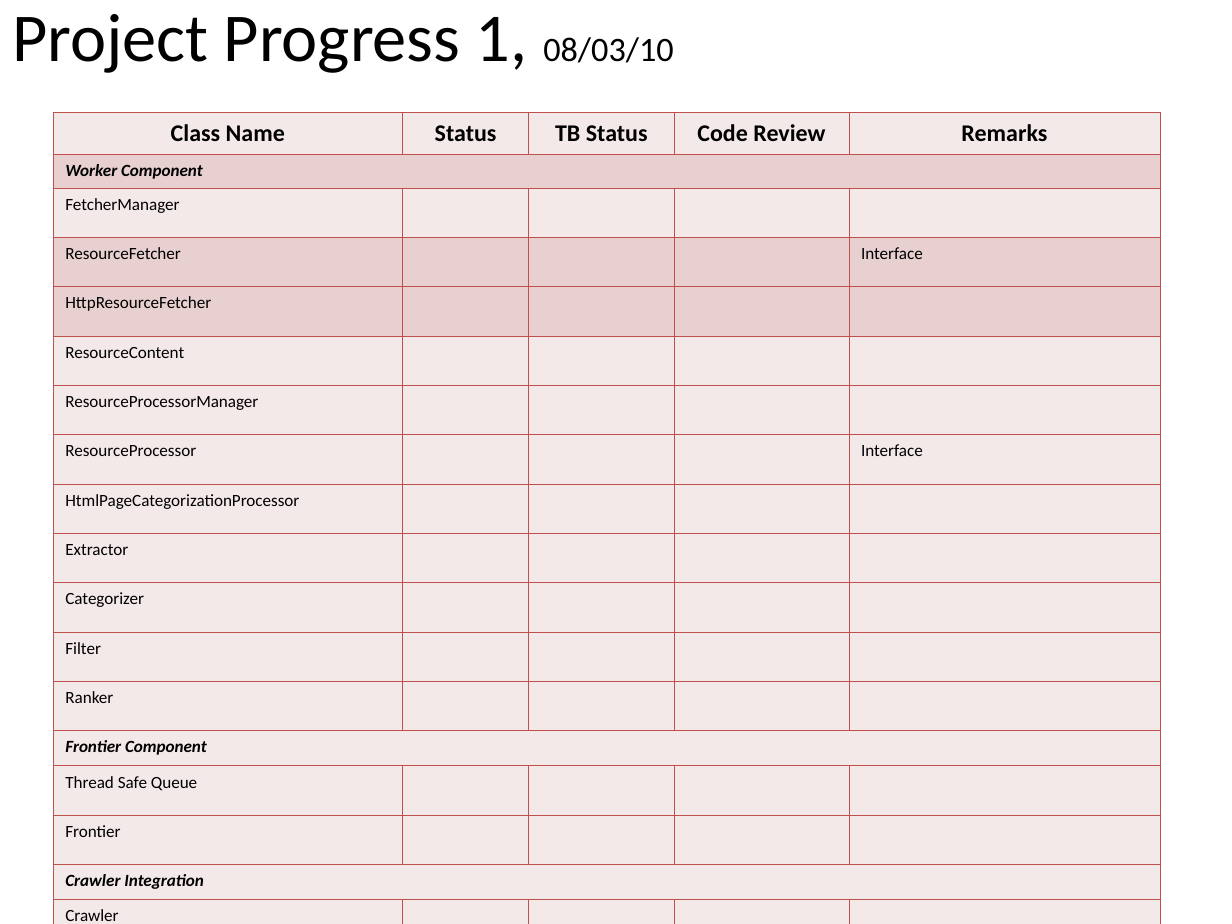
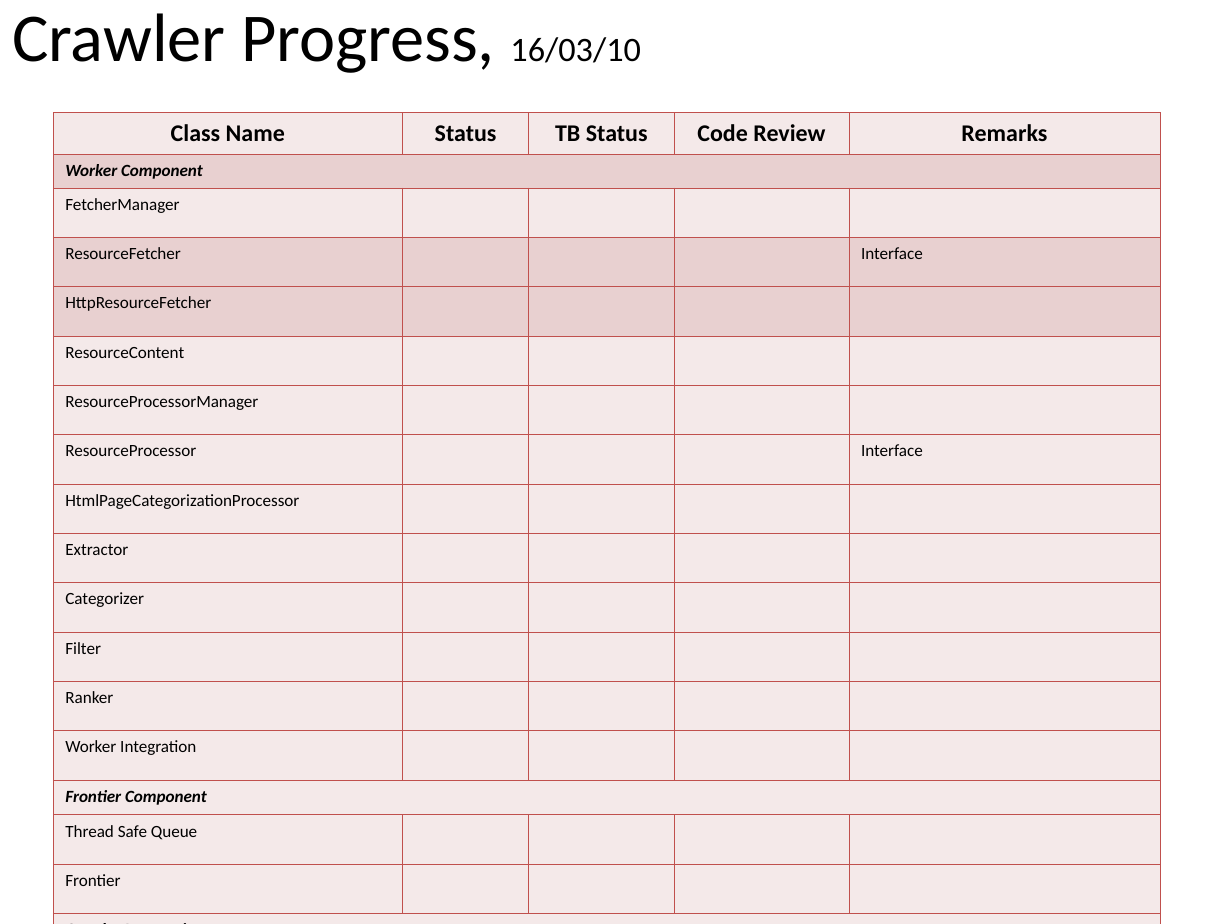
Before and after one commit to tru3d3v/iwebcrawler, a slide deck: slide 1 of Docs/Progress.ppt. Drawn at 1232x924 pixels with LibreOffice and Linux fonts; fonts in the diff are those of the drawing. Boxes give left, top, right and bottom in pixels: in the first picture for what was removed or moved away, otherwise in the second. Text is boxed around its words. In the diff, an @@ line names an element or a change of style, - is before the commit and + after.

```diff
--- a/Docs/Progress.ppt
+++ b/Docs/Progress.ppt
@@ text at (12, 13, 640, 73): text changed @@
-Project Progress 1, 08/03/10
+Crawler Progress, 16/03/10
@@ table at (53, 112, 1161, 890) @@
+row 14: Worker Integration |  |  |  | 
```
Also in this commit, not shown: 1 other slide changed, 4 other files.
